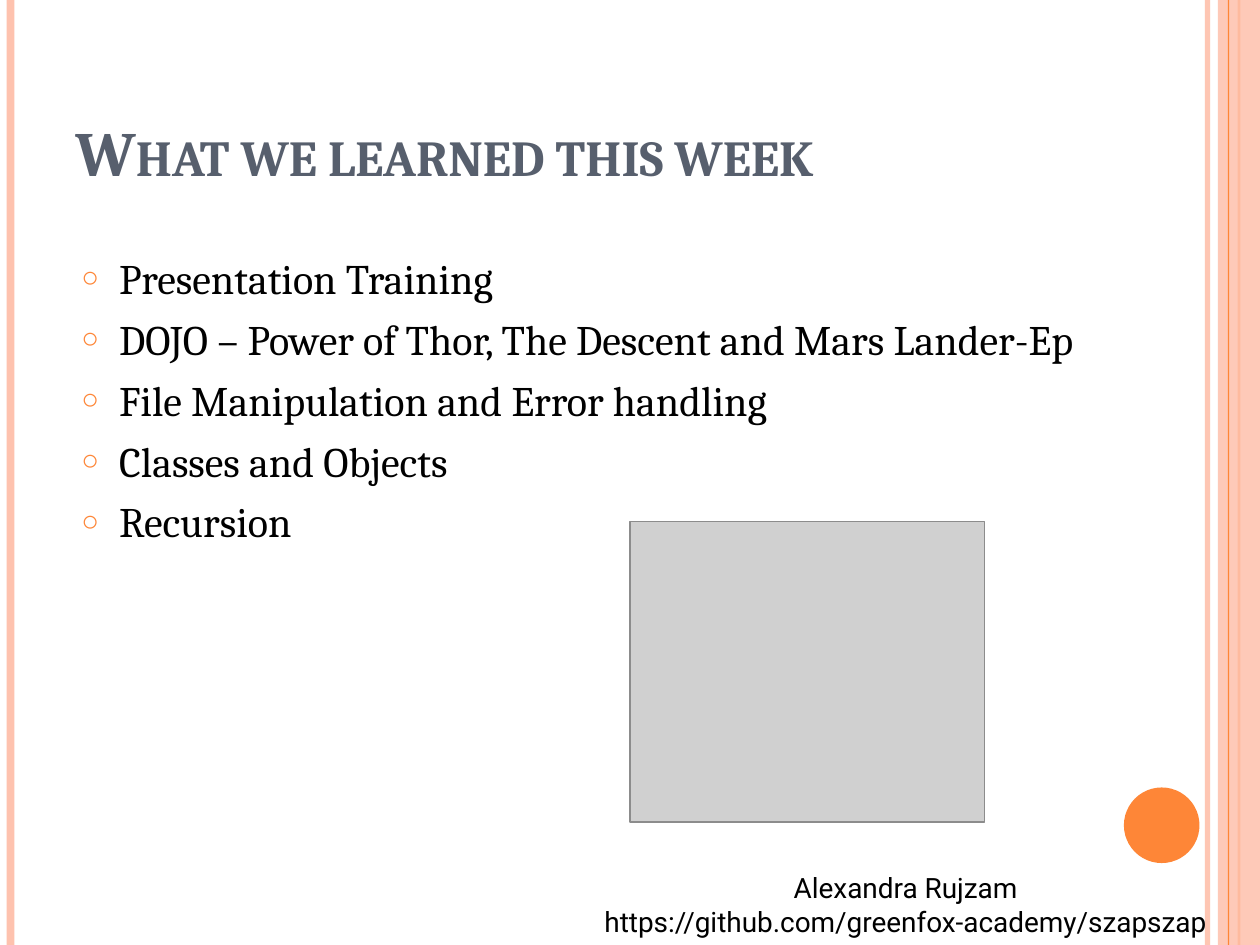
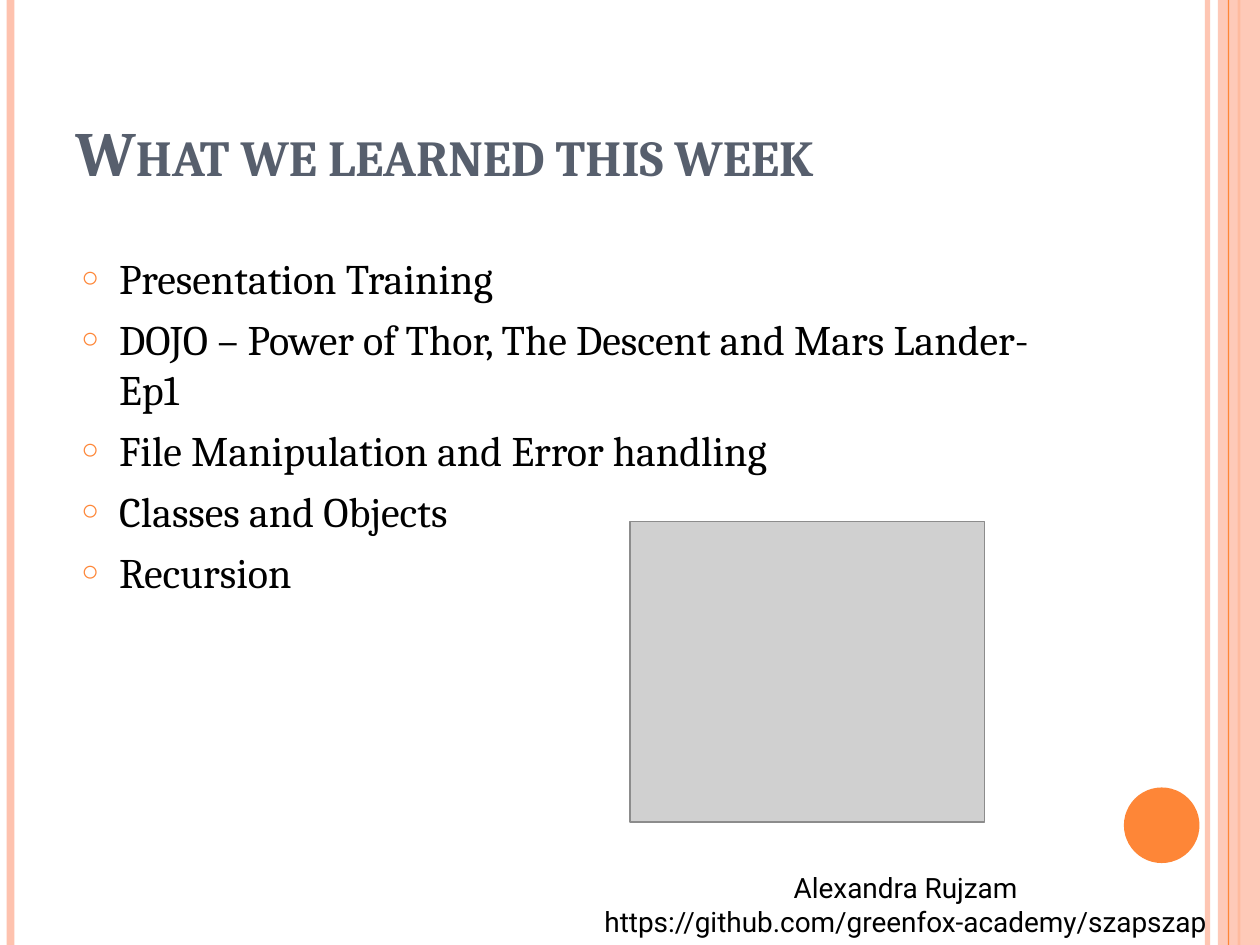
Before and after one commit to green-fox-academy/szapszap, a slide deck: slide 5 of Week03/day-05/Demo.pptx. Drawn at 1260x945 pixels with LibreOffice and Linux fonts; fonts in the diff are those of the drawing; grey boxes stand for pictures. Boxes give left, top, right and bottom in pixels: in the first picture for what was removed or moved away, otherwise in the second. Text is boxed around its words. In the diff, an @@ line names an element or a change of style, - is before the commit and + after.

```diff
--- a/Week03/day-05/Demo.pptx
+++ b/Week03/day-05/Demo.pptx
@@ text at box(119, 325, 1029, 414): text changed @@
-○ DOJO – Power of Thor, The Descent and Mars Lander-Ep
+○ DOJO – Power of Thor, The Descent and Mars Lander-Ep1
```
Also in this commit, not shown: 4 other slides changed, 1 slide added, 1 slide removed, 16 other files.
